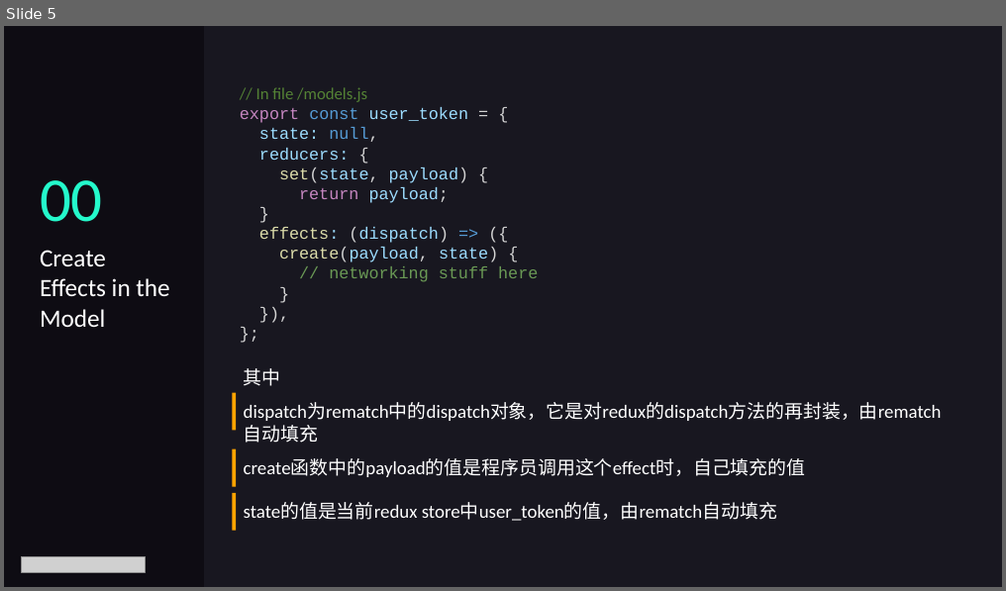
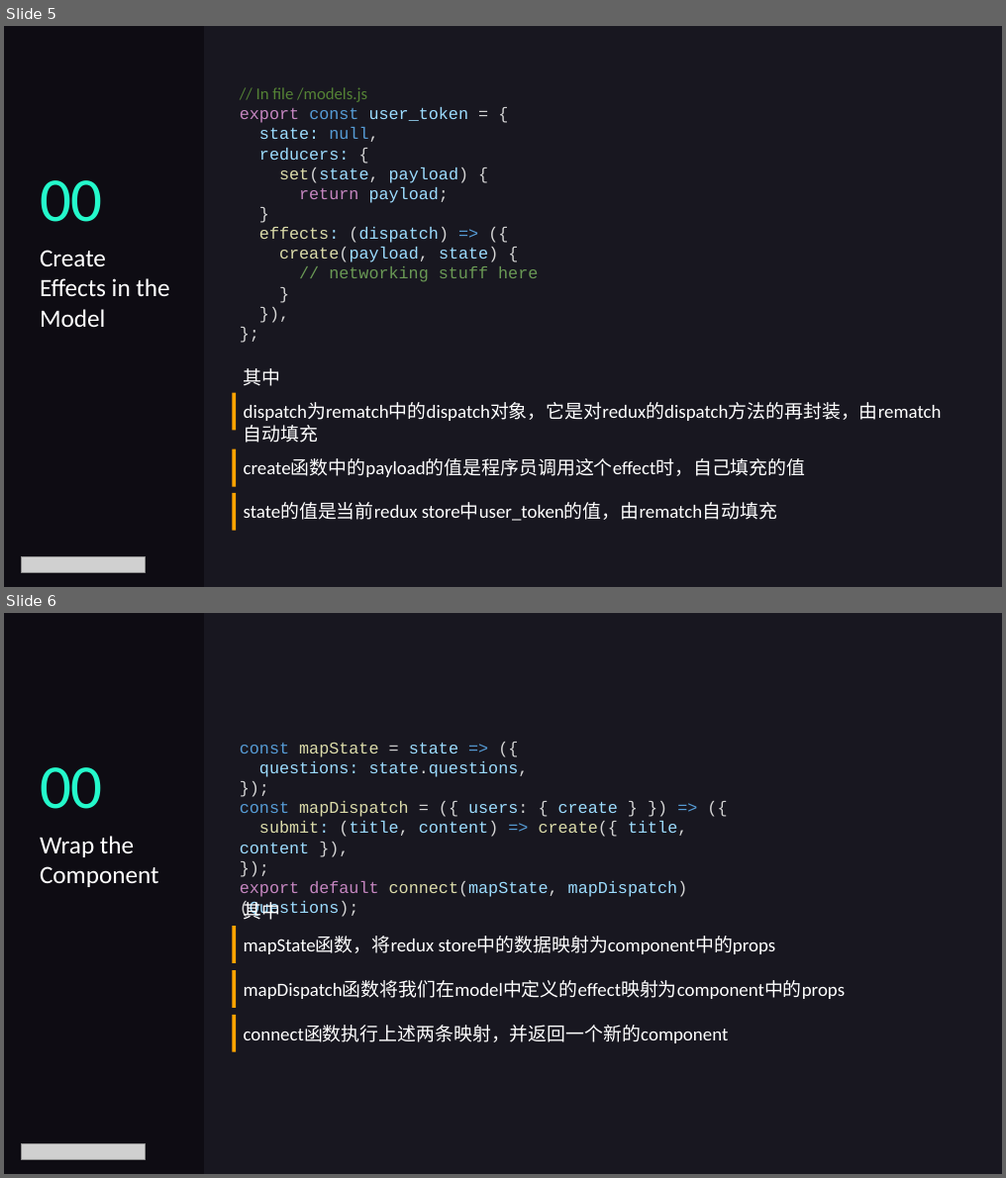
Before and after one commit to luqiuyuan/reactjs_course, a slide deck: lectures/lecture05.pptx. Shown one above the other, each under a label of ours: slide 5 before the commit, slides 5 and 6 after it. The pictures are 1006x591 and 1006x1178 pixels, drawn with LibreOffice and Linux fonts; fonts in the diff are those of the drawing; grey boxes stand for pictures. Boxes give left, top, right and bottom in pixels: in the first picture for what was removed or moved away, otherwise in the second. Text is boxed around its words. In the diff, an @@ line names an element or a change of style, - is before the commit and + after.

Commit message:
Add questions model

```diff
--- a/lectures/lecture05.pptx
+++ b/lectures/lecture05.pptx
@@ slide 6 added at (x1=4, y1=613, x2=1002, y2=1174), background #181720 @@
@@ rectangle added at (x1=4, y1=613, x2=204, y2=1174), fill #0E0C13 @@
@@ text added at (x1=240, y1=743, x2=688, y2=919), 16 pt, text #9CDCFE @@
+const mapState = state => ({
+questions: state.questions,
+});
+const mapDispatch = ({ users: { create } }) => ({
+submit: (title, content) => create({ title, content }),
+});
+export default connect(mapState, mapDispatch)(Questions);
@@ text added at (x1=40, y1=767, x2=103, y2=809), 60 pt, text #24F9CB @@
+00
@@ text added at (x1=40, y1=836, x2=159, y2=887), 24 pt, text #FFFFFF @@
+Wrap the Component
@@ text added at (x1=244, y1=901, x2=281, y2=920), 18 pt, text #FFFFFF @@
+其中
@@ rectangle added at (x1=233, y1=926, x2=236, y2=963), fill #FFA400 @@
@@ text added at (x1=244, y1=936, x2=776, y2=955), 18 pt, text #FFFFFF @@
+mapState函数，将redux store中的数据映射为component中的props
@@ rectangle added at (x1=233, y1=970, x2=236, y2=1008), fill #FFA400 @@
@@ text added at (x1=244, y1=980, x2=846, y2=999), 18 pt, text #FFFFFF @@
+mapDispatch函数将我们在model中定义的effect映射为component中的props
@@ rectangle added at (x1=233, y1=1015, x2=236, y2=1053), fill #FFA400 @@
@@ text added at (x1=244, y1=1025, x2=729, y2=1044), 18 pt, text #FFFFFF @@
+connect函数执行上述两条映射，并返回一个新的component
@@ picture added at (x1=21, y1=1145, x2=146, y2=1159) @@
```
Also in this commit, not shown: 4 other files.
